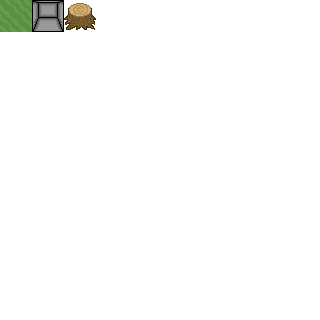
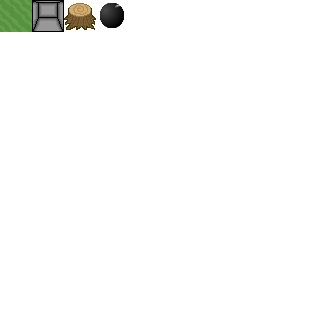
Layers edited between the first and the second w=320, h=320 image:
painted on "Background" over [100, 3, 124, 28]
